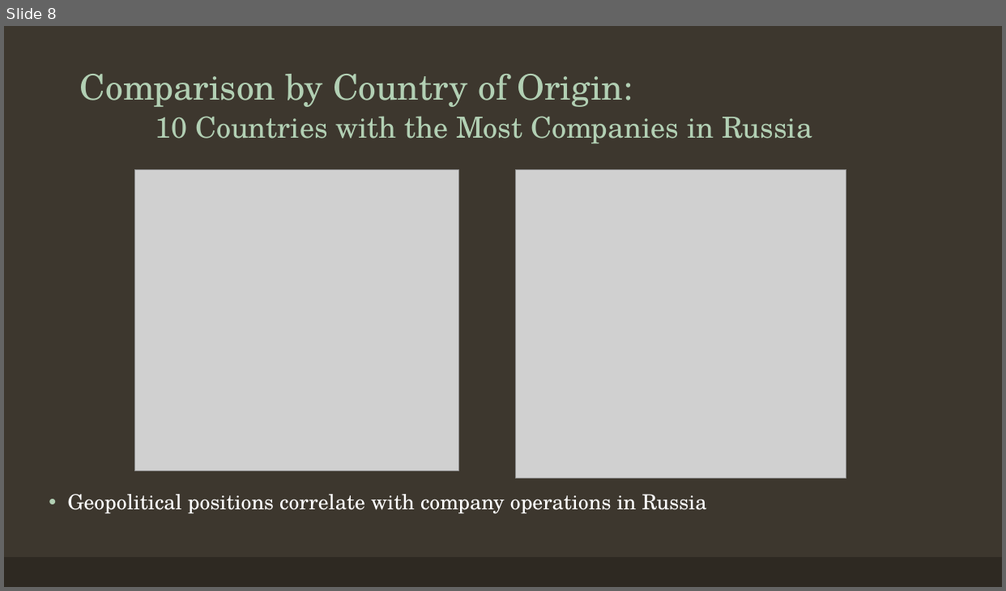
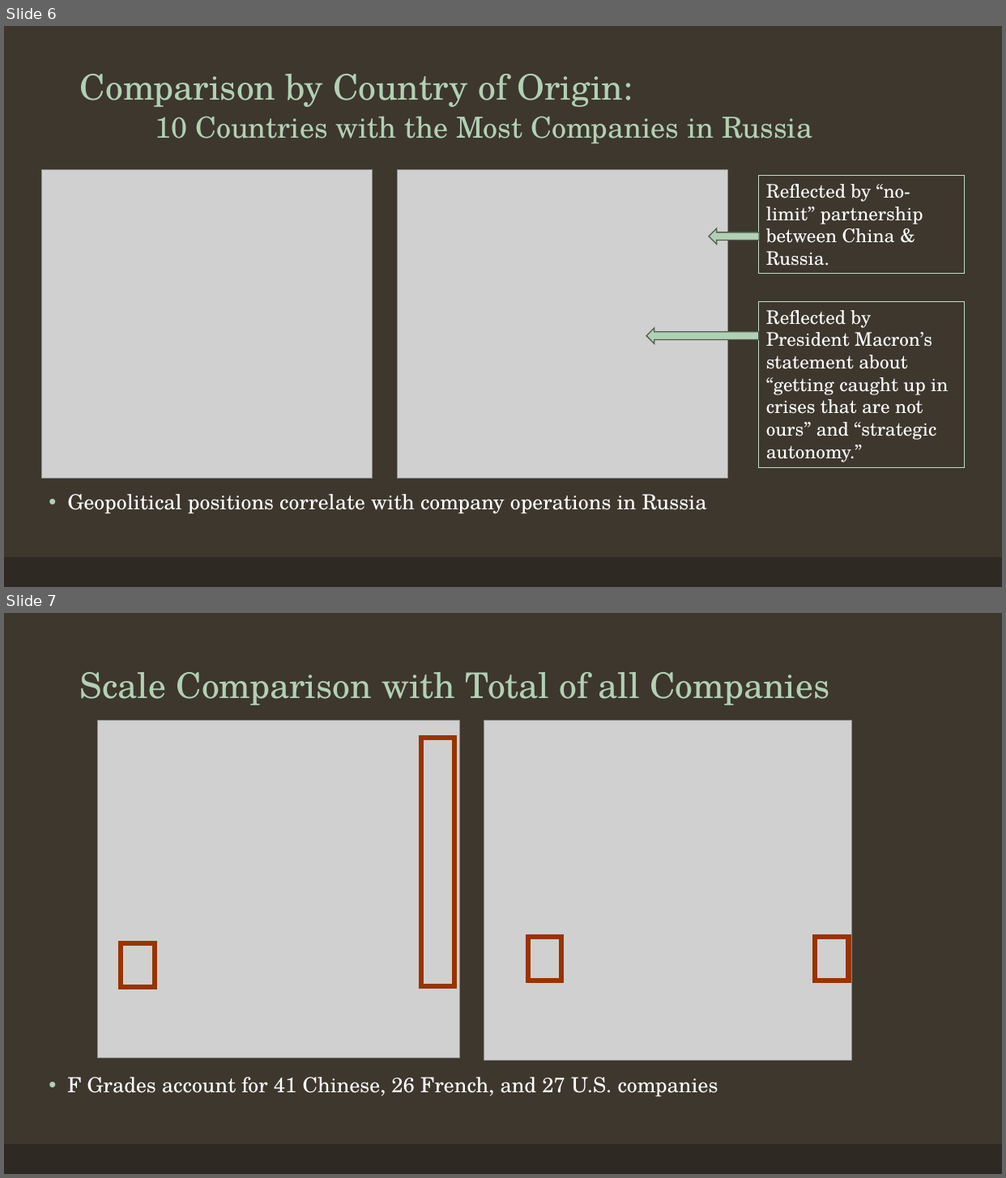
Before and after one commit to tralinde/companies_in_russia, a slide deck: ppt/Companies in Russia After Ukrainian Invasion.pptx. Shown one above the other, each under a label of ours: slide 8 before the commit, slides 6 and 7 after it. The pictures are 1006x591 and 1006x1178 pixels, drawn with LibreOffice and Linux fonts; fonts in the diff are those of the drawing; grey boxes stand for pictures. Boxes give left, top, right and bottom in pixels: in the first picture for what was removed or moved away, otherwise in the second. Text is boxed around its words. In the diff, an @@ line names an element or a change of style, - is before the commit and + after.

```diff
--- a/ppt/Companies in Russia After Ukrainian Invasion.pptx
+++ b/ppt/Companies in Russia After Ukrainian Invasion.pptx
@@ slide 7 added at (4,613,1002,1174), background #3D372E; not listed: 1 template element that a slide beside it also shows @@
@@ title added at (80,672,830,705), 34 pt, text #B2D0B4 @@
+Scale Comparison with Total of all Companies
@@ picture added at (98,721,459,1059) @@
@@ picture added at (484,721,852,1061) @@
@@ group added at (121,738,849,987): 4 rectangles @@
@@ text added at (67,1077,718,1097), 20 pt, text #FFFFFF @@
+• F Grades account for 41 Chinese, 26 French, and 27 U.S. companies
@@ what was slide 8 is now slide 6 @@
@@ slide 6 changed as well @@
@@ picture: place and size @@
-picture at (135,169,458,472)
+picture at (41,169,373,478)
@@ picture: place and size @@
-picture at (515,169,846,478)
+picture at (397,169,728,478)
@@ rectangle added at (759,176,965,274), outline #C3DBC5 0.75 pt, 18 pt, text #FFFFFF @@
+Reflected by “no-limit” partnership between China & Russia.
@@ left arrow added at (710,228,760,245), fill #B2D0B4, outline #4E5B4F 1 pt @@
@@ rectangle added at (759,301,965,467), outline #C3DBC5 0.75 pt, 18 pt, text #FFFFFF @@
+Reflected by President Macron’s statement about “getting caught up in crises that are not ours” and “strategic autonomy.”
@@ left arrow added at (646,328,759,344), fill #B2D0B4, outline #4E5B4F 1 pt @@
```
Also in this commit, not shown: 4 other slides changed, 3 other slides added, 6 slides removed, 18 other files.
